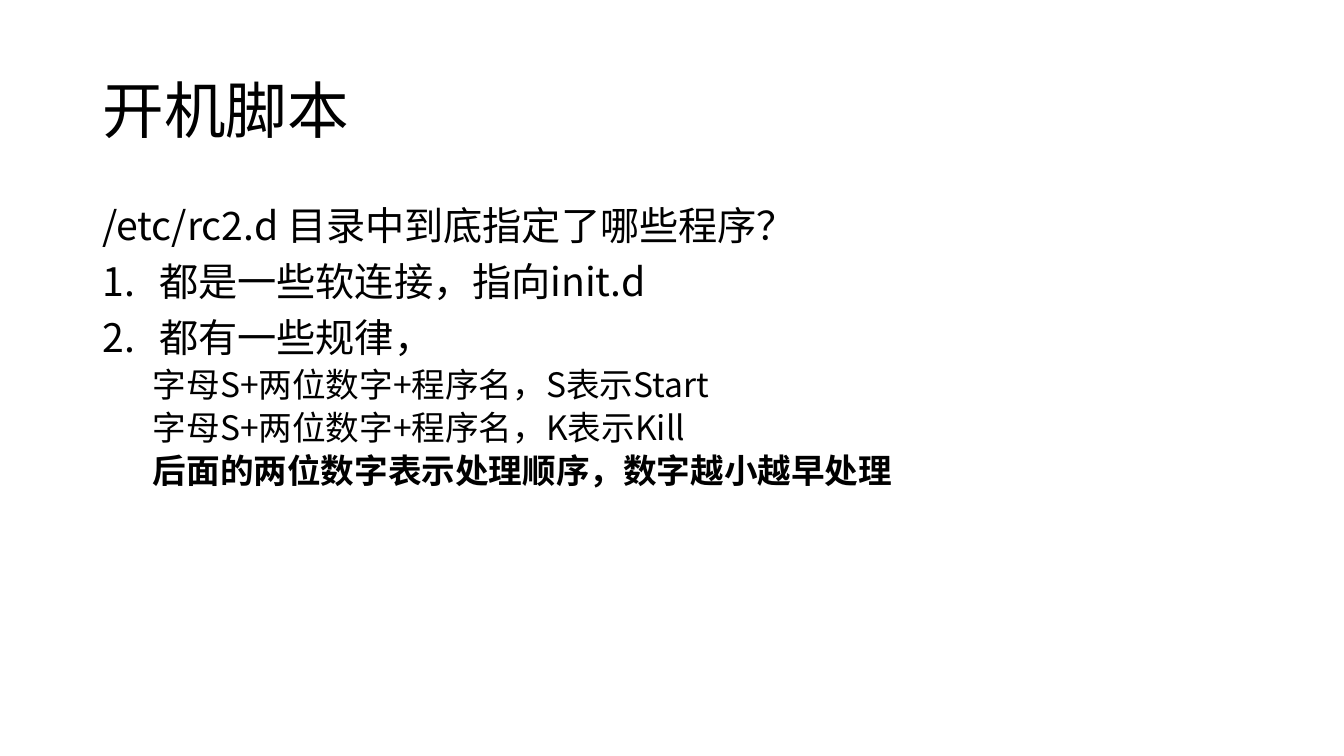
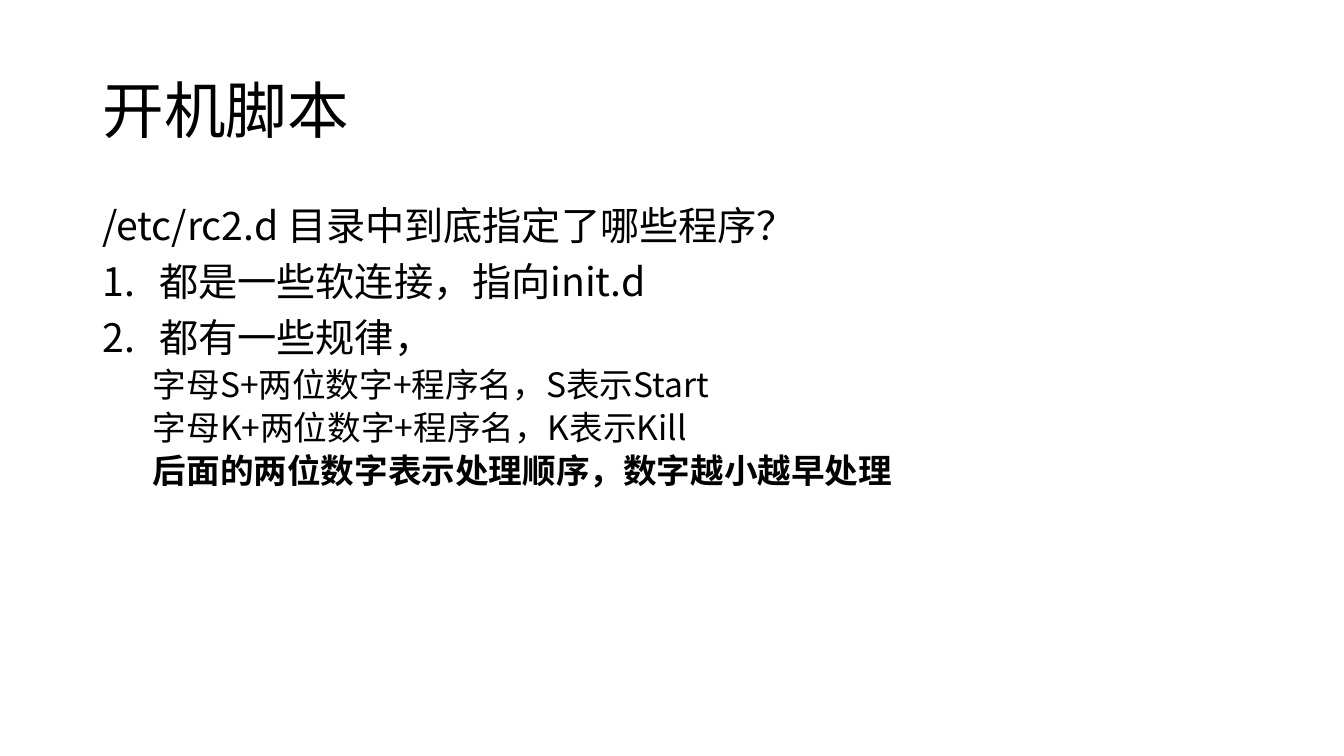
Before and after one commit to j-w-huang/embed-course, a slide deck: slide 27 of ch3/ch3-3.pptx. Drawn at 1344x756 pixels with LibreOffice and Linux fonts; fonts in the diff are those of the drawing. Boxes give left, top, right and bottom in pixels: in the first picture for what was removed or moved away, otherwise in the second. Text is boxed around its words. In the diff, an @@ line names an element or a change of style, - is before the commit and + after.

```diff
--- a/ch3/ch3-3.pptx
+++ b/ch3/ch3-3.pptx
@@ text at (153, 411, 687, 444): text changed @@
-  字母S+两位数字+程序名，K表示Kill
+  字母K+两位数字+程序名，K表示Kill
```
Also in this commit, not shown: 43 other files.
